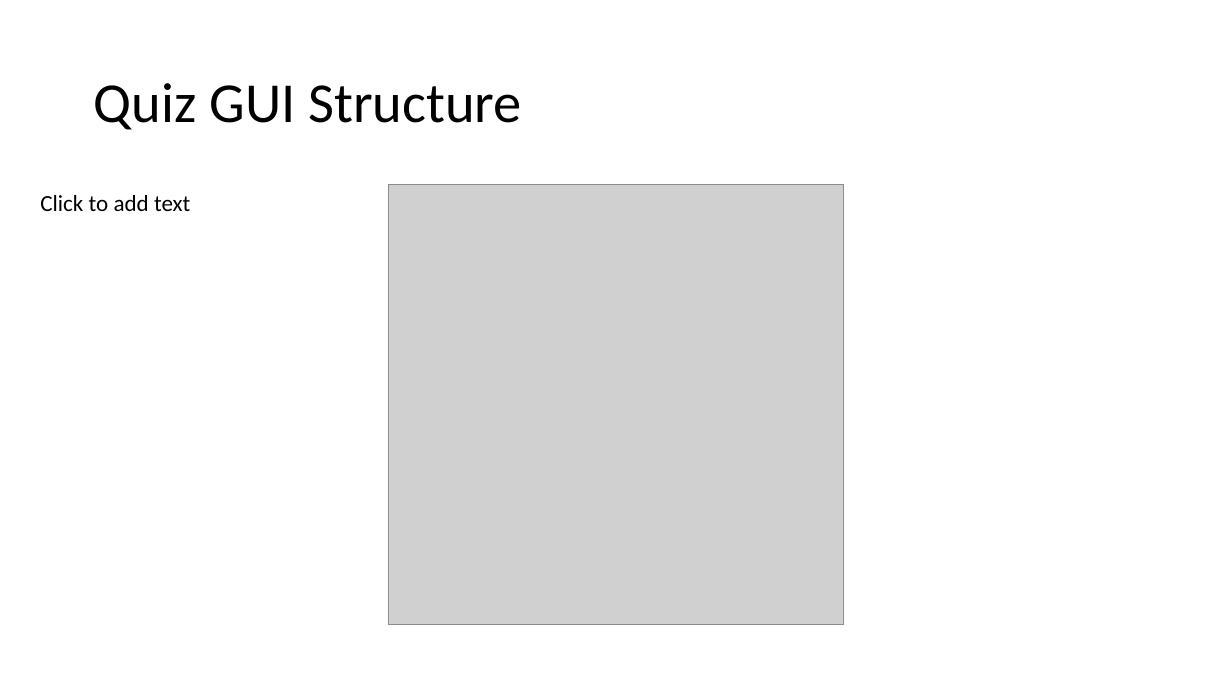
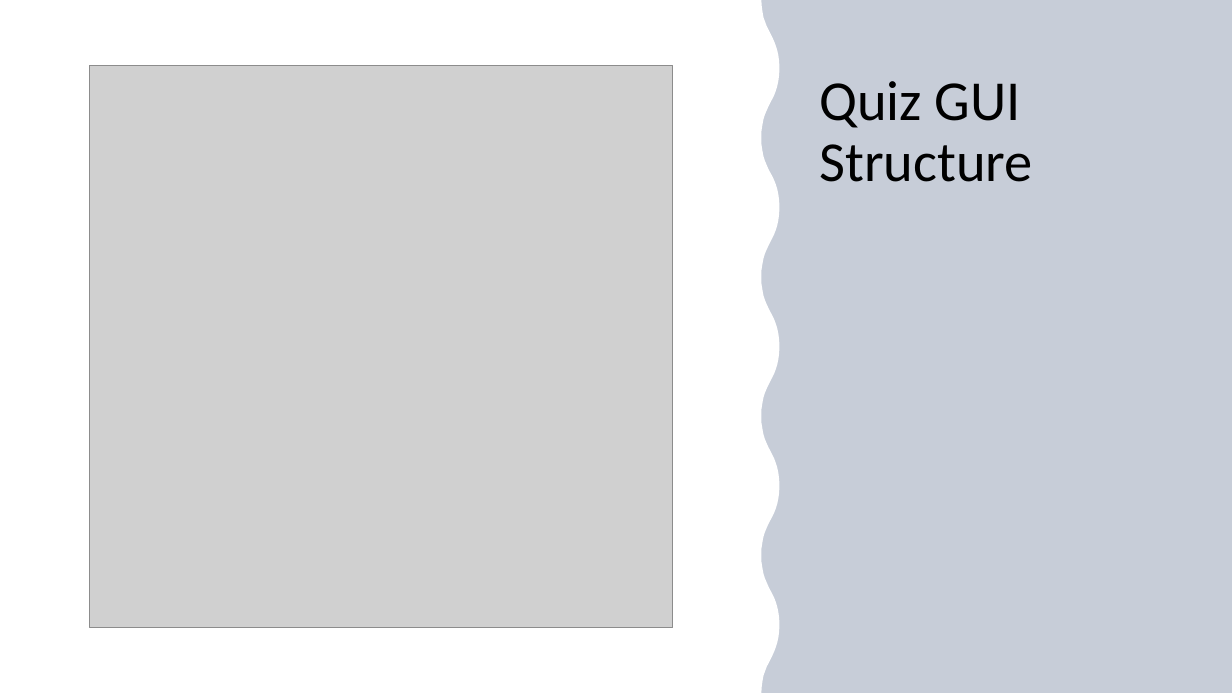
Before and after one commit to morrisj70800/01_Assesment, a slide deck: slide 2 of Programming Assesment.pptx. Drawn at 1232x693 pixels with LibreOffice and Linux fonts; fonts in the diff are those of the drawing; grey boxes stand for pictures. Boxes give left, top, right and bottom in pixels: in the first picture for what was removed or moved away, otherwise in the second. Text is boxed around its words. In the diff, an @@ line names an element or a change of style, - is before the commit and + after.

```diff
--- a/Programming Assesment.pptx
+++ b/Programming Assesment.pptx
@@ rectangle added at <box>0,0,1232,693</box>, fill #FFFFFF @@
@@ freeform shape added at <box>0,0,780,693</box>, fill #FFFFFF @@
@@ freeform shape added at <box>747,0,1232,693</box>, fill #203864 at 25% opacity @@
@@ picture: place and size @@
-picture at <box>388,185,844,625</box>
+picture at <box>90,65,673,628</box>
@@ title "Quiz GUI Structure": place and size @@
-title "Quiz GUI Structure" at <box>94,83,522,130</box>
+title "Quiz GUI Structure" at <box>819,81,1032,182</box>
@@ title "Quiz GUI Structure" at <box>819,81,1032,182</box>: vertical alignment middle to top @@
@@ text removed at <box>40,195,190,211</box> @@
-Click to add text
```
Also in this commit, not shown: 11 other slides changed, 1 slide added, 3 other files.
